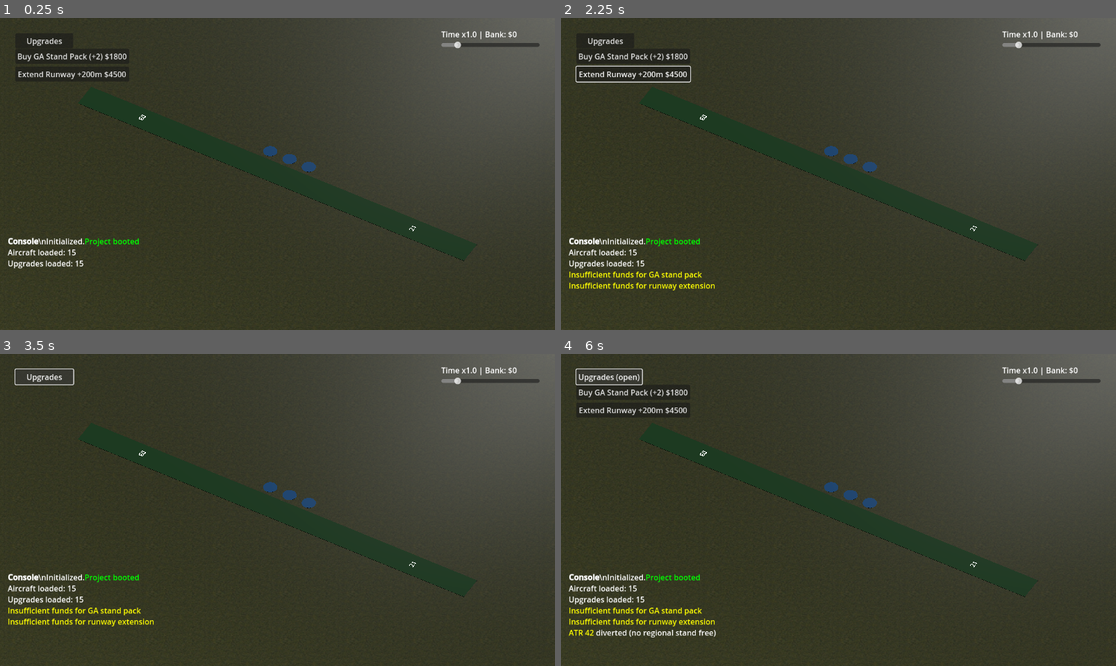
Above: before the commit, frames 1-4 (two rows, left to right).
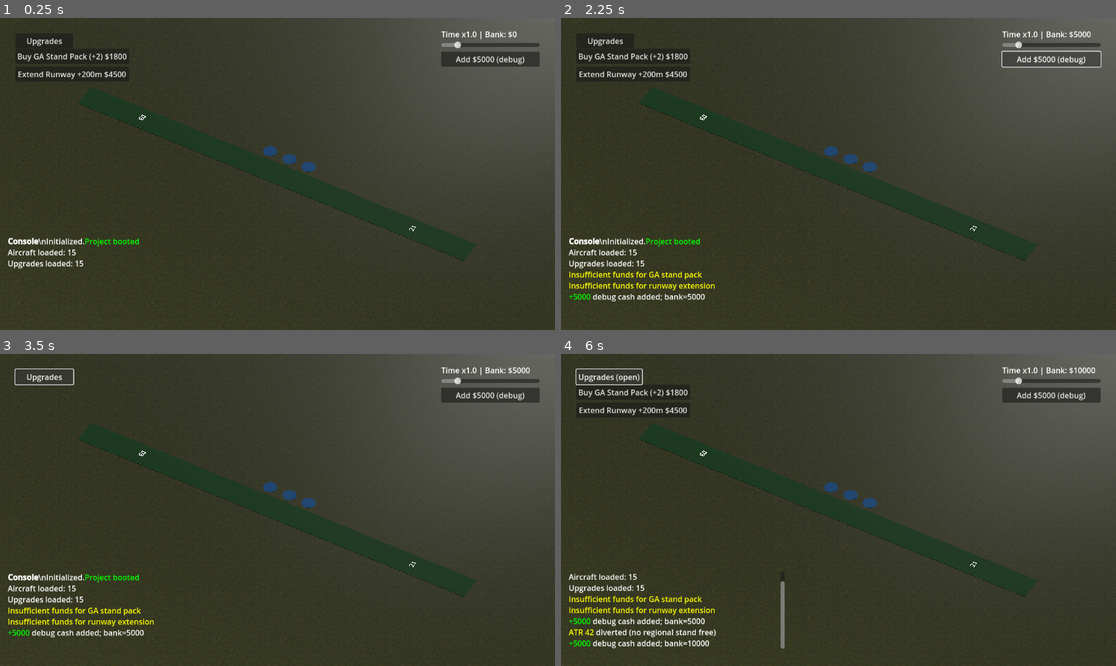
Above: after the commit, the same moments.

Repository: Youre/PlaneIdler
Game: Godot game, scene res://scenes/Main.tscn
Two runs of this game, one before a commit and one after it. Both use one fixed random seed, a clock stepped at 60 frames per second and the inputs below.
Inputs (mouse positions are in pixels of both pictures, inside the frame that each line leads up to):
- Up to frame 1 (0.25 s): no input
- Up to frame 2 (2.25 s): click "Buy GA Stand Pack (+2) $1800" at 0.5 s; click "Extend Runway +200m $4500" at 1.25 s; click (1049, 58) at 2 s, where only the run after the commit has a clickable "Add $5000 (debug)"
- Up to frame 3 (3.5 s): click "Upgrades" at 2.75 s
- Up to frame 4 (6 s): click "Upgrades" at 3.5 s; click "Upgrades (open)" at 4.25 s; click (1049, 394) at 5 s, where only the run after the commit has a clickable "Add $5000 (debug)"; click "Upgrades" at 5.75 s

The runs differ from the first frame. In frame 1, 0.8% of the frame differs, in the area x 79-98%, y 10-16%; in frame 2, 0.8%; in frame 3, 1.1%; in frame 4, 3.0%, in the area x 1-98%, y 4-95%.

Commit message:
agent improvements.

Diff:
--- a/scenes/Main.tscn
+++ b/scenes/Main.tscn
@@ -124,6 +124,20 @@
 step = 0.1
 value = 1.0
 
+[node name="DebugAddCash" type="Button" parent="UI/HUD"]
+layout_mode = 1
+anchors_preset = 1
+anchor_left = 1.0
+anchor_top = 0.0
+anchor_right = 1.0
+anchor_bottom = 0.0
+offset_left = -220.0
+offset_top = 54.0
+offset_right = -16.0
+offset_bottom = 82.0
+grow_horizontal = 0
+text = "Add $5000 (debug)"
+
 [node name="Console" type="RichTextLabel" parent="UI/HUD"]
 layout_mode = 1
 anchors_preset = 10
--- a/scripts/airport/runway.gd
+++ b/scripts/airport/runway.gd
@@ -42,11 +42,11 @@
 	if _mesh:
 		var bm := _build_mesh()
 		_mesh.mesh = bm
-	# reposition labels
+	# reposition labels near the new runway ends
 	if _label_a:
-		_label_a.position.x = -length_m * 0.35
+		_label_a.position.x = -length_m * 0.45
 	if _label_b:
-		_label_b.position.x = length_m * 0.35
+		_label_b.position.x = length_m * 0.45
 
 func set_heading(new_heading: float) -> void:
 	heading_deg = fposmod(new_heading, 360.0)
--- a/scripts/main.gd
+++ b/scripts/main.gd
@@ -45,6 +45,9 @@
 		$UI/HUD/UpgradesPanel/BtnRWY.connect("pressed", Callable(self, "_on_buy_rwy"))
 	if $UI/HUD/UpgradesPanelToggle:
 		$UI/HUD/UpgradesPanelToggle.connect("pressed", Callable(self, "_on_toggle_upgrades"))
+	var debug_btn = $UI/HUD.get_node_or_null("DebugAddCash")
+	if debug_btn:
+		debug_btn.connect("pressed", Callable(self, "_on_debug_add_cash"))
 
 func _log(message: String) -> void:
 	if console_label:
@@ -91,3 +94,11 @@
 	if panel:
 		panel.visible = not panel.visible
 		$UI/HUD/UpgradesPanelToggle.text = "Upgrades" + (" (open)" if panel.visible else "")
+
+func _on_debug_add_cash() -> void:
+	if sim == null:
+		return
+	var amount: float = 5000.0
+	sim.sim_state.bank += amount
+	sim.emit_signal("bank_changed", sim.sim_state.bank)
+	_log("[color=green]+%.0f[/color] debug cash added; bank=%.0f" % [amount, sim.sim_state.bank])
--- a/scripts/sim/sim_controller.gd
+++ b/scripts/sim/sim_controller.gd
@@ -16,7 +16,7 @@
 var _flyovers: Array = []
 var _flyby_timer: float = 0.0
 var _flyby_next: float = 60.0
-const CULL_DISTANCE: float = 900.0
+const CULL_DISTANCE: float = 650.0
 
 func _ready() -> void:
 	randomize()
@@ -208,11 +208,12 @@
 	_flyovers.append(actor)
 
 func _cull_far_actors() -> void:
+	var center: Vector3 = runway.global_transform.origin if runway != null else Vector3.ZERO
 	for actor in _actors.duplicate():
-		if actor and actor.is_inside_tree() and actor.global_transform.origin.length() > CULL_DISTANCE:
+		if actor and actor.is_inside_tree() and actor.global_transform.origin.distance_to(center) > CULL_DISTANCE:
 			actor.queue_free()
 			_actors.erase(actor)
 	for actor in _flyovers.duplicate():
-		if actor and actor.is_inside_tree() and actor.global_transform.origin.length() > CULL_DISTANCE:
+		if actor and actor.is_inside_tree() and actor.global_transform.origin.distance_to(center) > CULL_DISTANCE:
 			actor.queue_free()
 			_flyovers.erase(actor)
--- a/scripts/upgrade_manager.gd
+++ b/scripts/upgrade_manager.gd
@@ -7,6 +7,8 @@
 @export var runway: Runway
 @export var console_label: RichTextLabel
 var owned_upgrades: Array = []
+var runway_extensions: int = 0
+var ga_packs_purchased: int = 0
 
 func buy_ga_pack(cost: float = 1800.0, count: int = 2) -> void:
 	if not _can_afford(cost):
@@ -16,24 +18,30 @@
 	if airport_manager:
 		airport_manager.add_stands("ga_small", count)
 	_log("[color=lime]Purchased GA stand pack (+%d)[/color]" % count)
-	owned_upgrades.append("ga_pack")
+	ga_packs_purchased += 1
 
 func buy_runway_extension(cost: float = 4500.0, extra_m: float = 200.0) -> void:
 	if not _can_afford(cost):
 		_log("[color=yellow]Insufficient funds for runway extension[/color]")
 		return
+	if runway and runway.length_m >= _max_runway_length():
+		_log("[color=yellow]Runway is already at maximum useful length[/color]")
+		return
 	_spend(cost)
 	if runway:
 		runway.set_length(runway.length_m + extra_m)
 	_log("[color=lime]Purchased runway extension (+%dm)[/color]" % int(extra_m))
-	owned_upgrades.append("rwy_ext")
+	runway_extensions += 1
 	_recenter_camera()
 
 func get_available_upgrades(bank: float) -> Array:
 	var list: Array = []
-	if not owned_upgrades.has("ga_pack"):
+	# GA stand packs: allow one base pack plus one extra per runway extension.
+	var allowed_ga_packs: int = 1 + runway_extensions
+	if ga_packs_purchased < allowed_ga_packs:
 		list.append({"id":"ga_pack","cost":1800,"desc":"Add 2 GA stands"})
-	if not owned_upgrades.has("rwy_ext"):
+	# Runway extensions: only while there is still benefit for aircraft catalog.
+	if runway and runway.length_m < _max_runway_length():
 		list.append({"id":"rwy_ext","cost":4500,"desc":"Extend runway by 200m"})
 	if not owned_upgrades.has("rwy_parallel"):
 		list.append({"id":"rwy_parallel","cost":15000,"desc":"Build parallel runway with L/R"})
@@ -87,6 +95,18 @@
 	sim.sim_state.bank -= cost
 	sim.emit_signal("bank_changed", sim.sim_state.bank)
 
+func _max_runway_length() -> float:
+	if sim == null:
+		return runway.length_m if runway != null else 0.0
+	var max_len: float = 0.0
+	for ac in sim.sim_state.aircraft_catalog:
+		if typeof(ac) == TYPE_DICTIONARY and ac.has("runway"):
+			var r = ac["runway"]
+			var len = float(r.get("minLengthMeters", 0.0))
+			if len > max_len:
+				max_len = len
+	return max_len
+
 func _log(msg: String) -> void:
 	if console_label:
 		console_label.append_text(msg + "\n")
